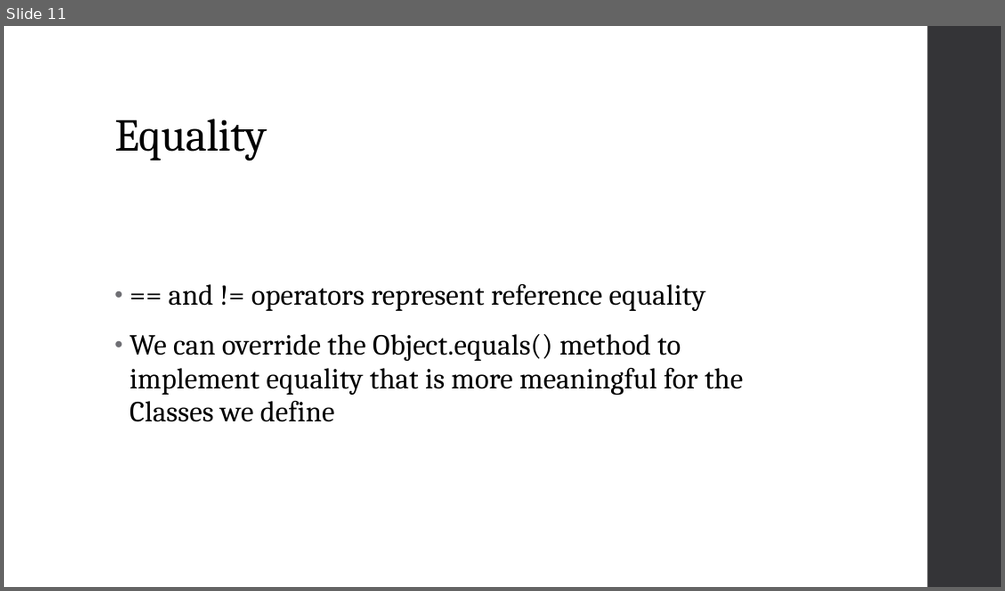
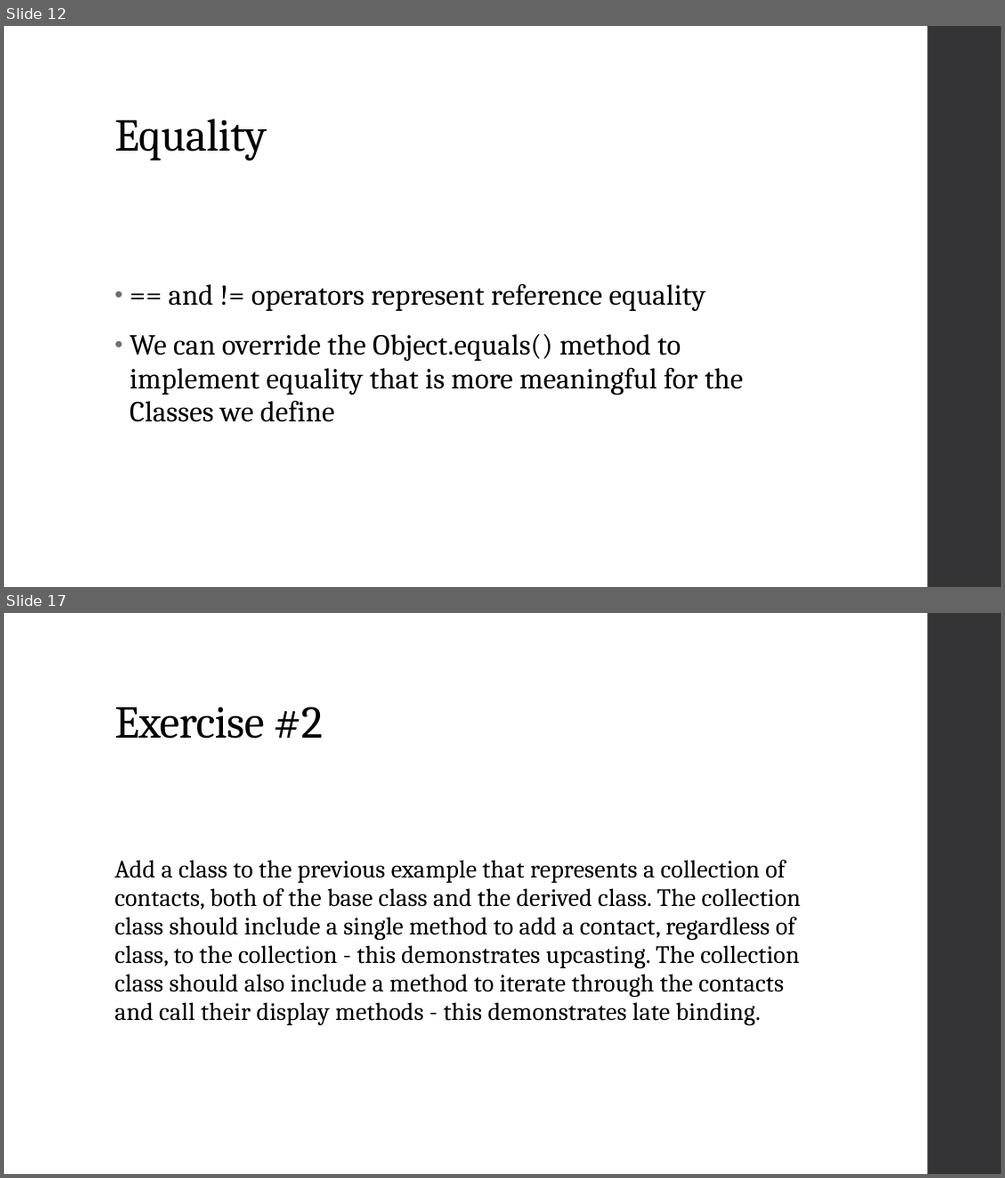
Before and after one commit to zarthur/CSCC-Fundamentals-Android-Notes, a slide deck: week_07_08/week_07_08.pptx. Shown one above the other, each under a label of ours: slide 11 before the commit, slides 12 and 17 after it; the slides between them are not shown. The pictures are 1005x591 and 1005x1178 pixels, drawn with LibreOffice and Linux fonts; fonts in the diff are those of the drawing. Boxes give left, top, right and bottom in pixels: in the first picture for what was removed or moved away, otherwise in the second. Text is boxed around its words. In the diff, an @@ line names an element or a change of style, - is before the commit and + after.

```diff
--- a/week_07_08/week_07_08.pptx
+++ b/week_07_08/week_07_08.pptx
@@ slide 17 added at (x1=4, y1=613, x2=1001, y2=1174), background #FFFFFF; not listed: 1 template element that a slide beside it also shows @@
@@ title added at (x1=114, y1=706, x2=323, y2=738), 44 pt, text #000000 @@
+Exercise #2
@@ text added at (x1=114, y1=860, x2=801, y2=1025), 24 pt, text #000000 @@
+Add a class to the previous example that represents a collection of contacts, both of the base class and the derived class. The collection class should include a single method to add a contact, regardless of class, to the collection - this demonstrates upcasting. The collection class should also include a method to iterate through the contacts and call their display methods - this demonstrates late binding.
@@ what was slide 11 is now slide 12 @@
```
Also in this commit, not shown: 4 other slides added.
